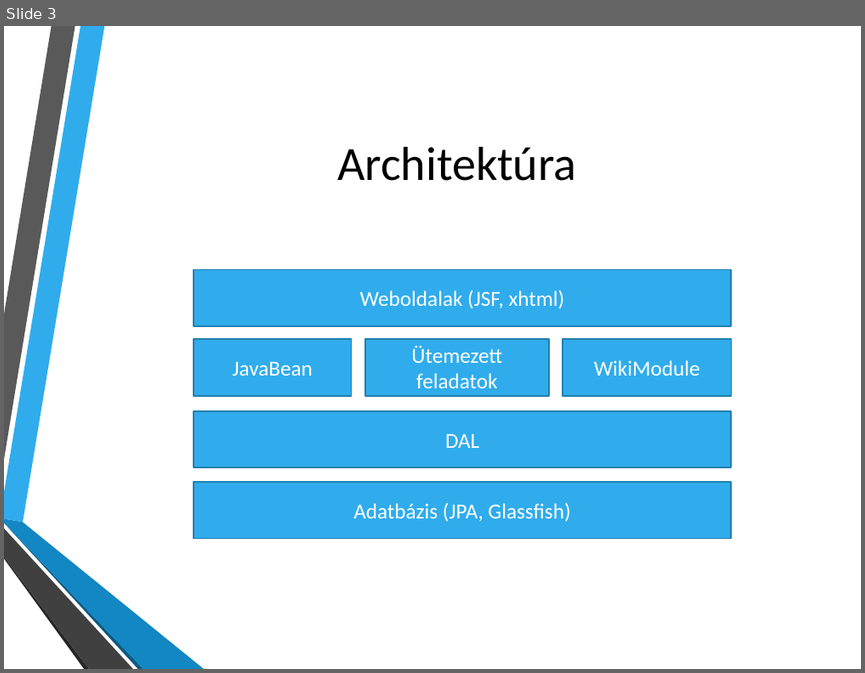
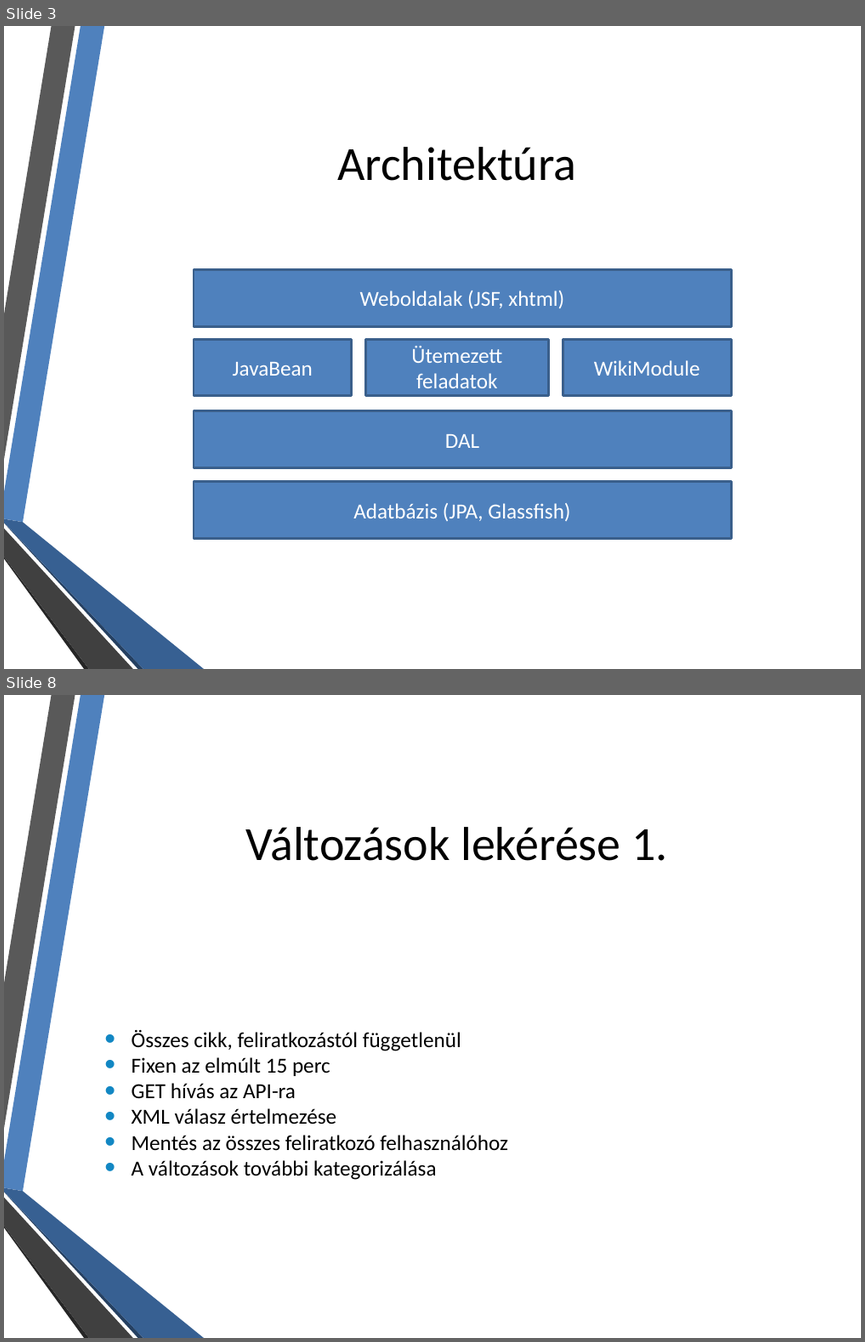
Before and after one commit to ldmnyblzs/FolloWiki, a slide deck: doc/FolloWiki.pptx. Shown one above the other, each under a label of ours: slide 3 before the commit, slides 3 and 8 after it; the slides between them are not shown. The pictures are 865x673 and 865x1342 pixels, drawn with LibreOffice and Linux fonts; fonts in the diff are those of the drawing; background and template pictures are left out. Boxes give left, top, right and bottom in pixels: in the first picture for what was removed or moved away, otherwise in the second. Text is boxed around its words. In the diff, an @@ line names an element or a change of style, - is before the commit and + after.

```diff
--- a/doc/FolloWiki.pptx
+++ b/doc/FolloWiki.pptx
@@ slide 8 added at bbox=[4, 695, 861, 1338], background picture (left out); not listed: 6 template elements that a slide beside it also shows @@
@@ text added at bbox=[246, 827, 667, 861], 40 pt, text #000000 @@
+Változások lekérése 1.
@@ text added at bbox=[132, 1030, 508, 1179], 18 pt, text #000000 @@
+• Összes cikk, feliratkozástól függetlenül
+• Fixen az elmúlt 15 perc
+• GET hívás az API-ra
+• XML válasz értelmezése
+• Mentés az összes feliratkozó felhasználóhoz
+• A változások további kategorizálása
@@ slide 3 changed as well @@
@@ freeform shape at bbox=[4, 26, 104, 522]: fill #30ACEC to #4F81BD @@
@@ fill #30ACEC to #4F81BD; outline #247FAF 1.25 pt to #3A5F8C 2 pt in 6 elements at bbox=[194, 482, 731, 539], bbox=[194, 411, 731, 467], bbox=[365, 339, 549, 395], bbox=[562, 339, 732, 395], bbox=[194, 269, 731, 326], bbox=[194, 339, 351, 395] @@
@@ freeform shape at bbox=[4, 522, 143, 669]: fill #0C5A82 to #254061 @@
@@ freeform shape at bbox=[4, 519, 204, 669]: fill #1287C3 to #376092 @@
```
Also in this commit, not shown: 6 other slides changed, 4 other slides added, 1 slide removed.
